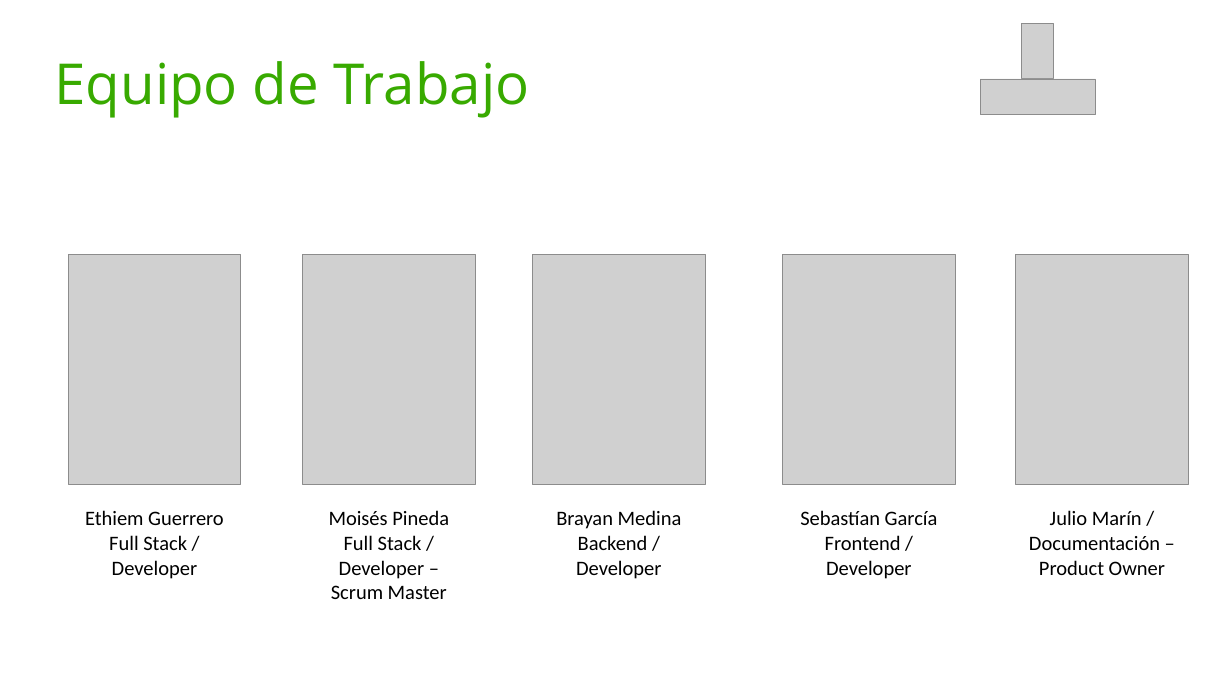
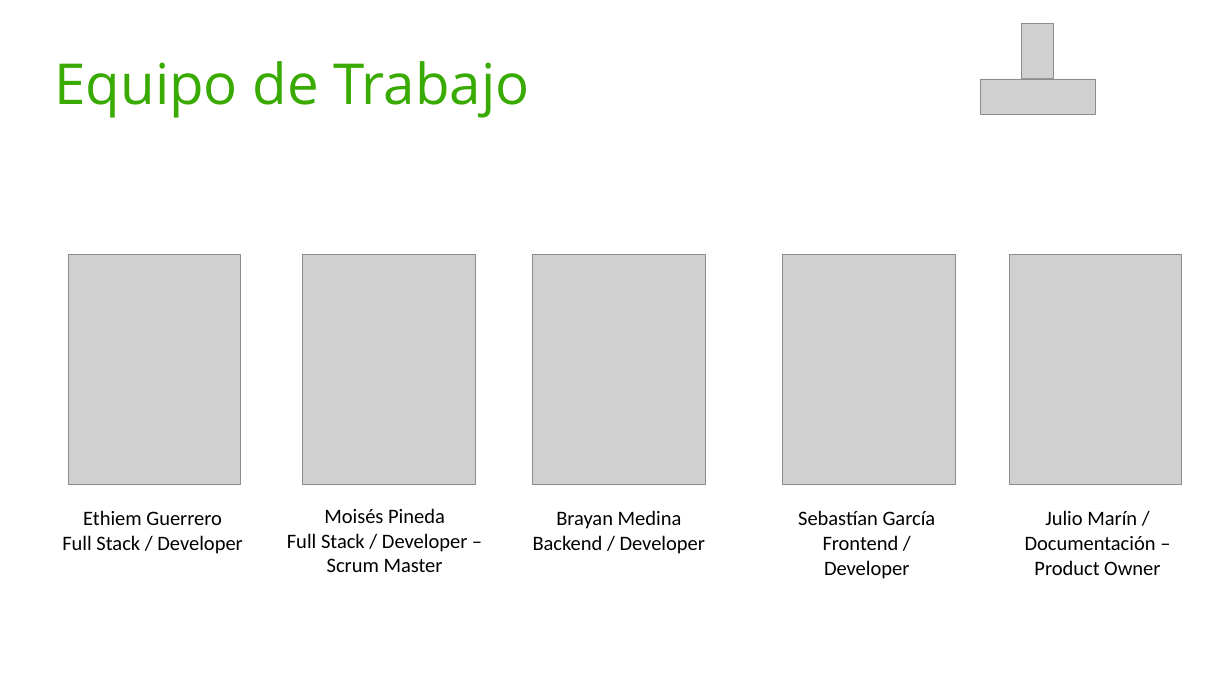
Before and after one commit to moises-ph/Nodens-documentacion, a slide deck: slide 2 of Presentaciones del proyecto/Presentación de Proyecto Pitch1.pptx. Drawn at 1232x693 pixels with LibreOffice and Linux fonts; fonts in the diff are those of the drawing; grey boxes stand for pictures; background and template pictures are left out. Boxes give left, top, right and bottom in pixels: in the first picture for what was removed or moved away, otherwise in the second. Text is boxed around its words. In the diff, an @@ line names an element or a change of style, - is before the commit and + after.

```diff
--- a/Presentaciones del proyecto/Presentación de Proyecto Pitch1.pptx
+++ b/Presentaciones del proyecto/Presentación de Proyecto Pitch1.pptx
@@ picture: place and size @@
-picture at (1016, 254, 1189, 484)
+picture at (1009, 254, 1182, 484)
@@ text "Ethiem Guerrero" rewrapped from (85, 510, 224, 579) to (62, 510, 242, 554) @@
@@ text "Moisés Pineda" rewrapped from (329, 510, 449, 599) to (287, 508, 467, 572) @@
@@ text "Brayan Medina" rewrapped from (556, 510, 682, 579) to (533, 510, 705, 554) @@
@@ text "Julio Marín /": place and size @@
-text "Julio Marín /" at (1029, 510, 1165, 575)
+text "Julio Marín /" at (1025, 510, 1160, 575)
```
Also in this commit, not shown: 6 other slides changed, 1 slide added, 2 slides removed.
